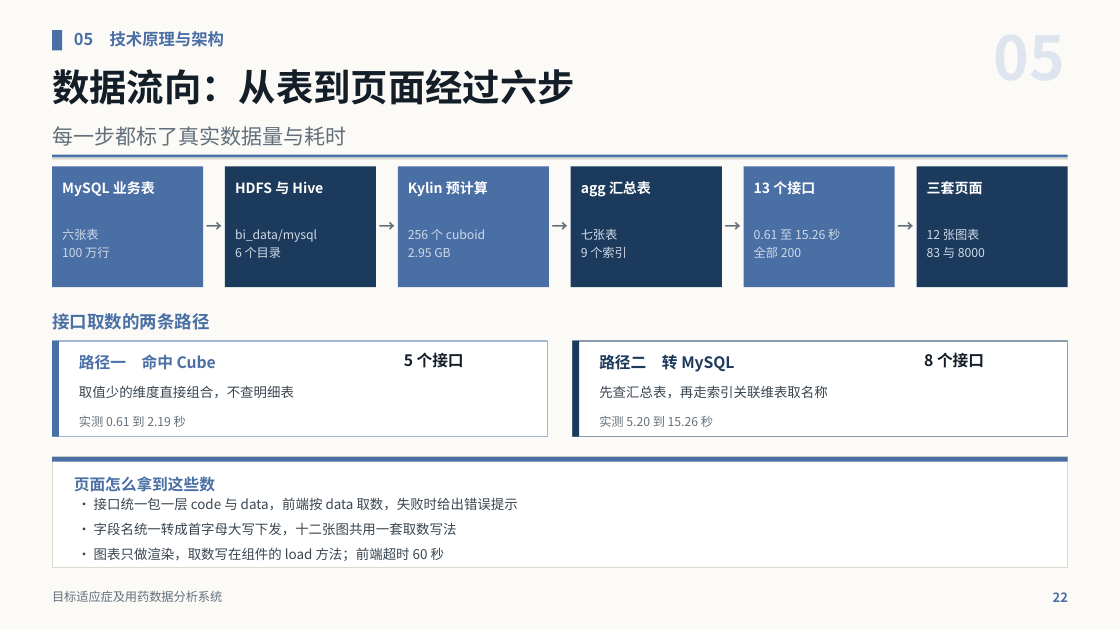
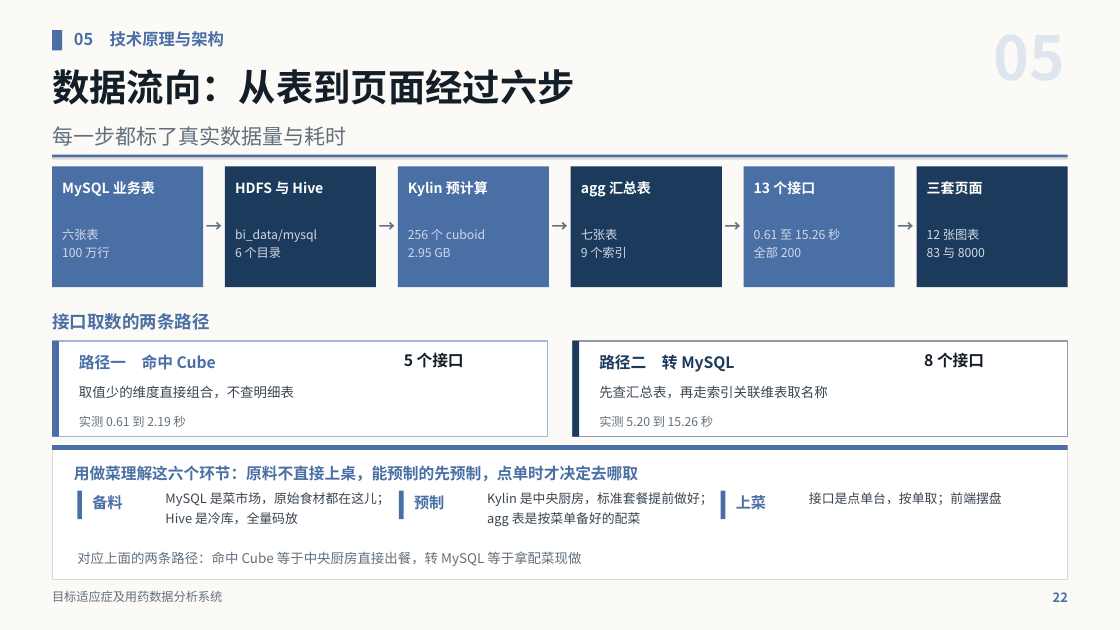
Before and after one commit to Jing-Zhan/medicine-analysis, a slide deck: slide 22 of docs/ppt/目标适应症及用药数据分析系统_汇报PPT.pptx. Drawn at 1120x630 pixels with LibreOffice and Linux fonts; fonts in the diff are those of the drawing. Boxes give left, top, right and bottom in pixels: in the first picture for what was removed or moved away, otherwise in the second. Text is boxed around its words. In the diff, an @@ line names an element or a change of style, - is before the commit and + after.

```diff
--- a/docs/ppt/目标适应症及用药数据分析系统_汇报PPT.pptx
+++ b/docs/ppt/目标适应症及用药数据分析系统_汇报PPT.pptx
@@ rectangle: place and size @@
-rectangle at box(52, 457, 1068, 568)
+rectangle at box(52, 445, 1068, 580)
@@ rectangle: place and size @@
-rectangle at box(52, 457, 1068, 462)
+rectangle at box(52, 445, 1068, 450)
@@ text at box(74, 465, 638, 481): text changed @@
-页面怎么拿到这些数
+用做菜理解这六个环节：原料不直接上桌，能预制的先预制，点单时才决定去哪取
@@ rectangle added at box(77, 491, 82, 519), fill #4A6FA5 @@
@@ text added at box(92, 495, 122, 510), 13 pt, text #4A6FA5, bold @@
+备料
@@ text removed at box(94, 497, 518, 510) @@
-· 接口统一包一层 code 与 data，前端按 data 取数，失败时给出错误提示
@@ text added at box(165, 492, 390, 524), 11 pt, text #394550 @@
+MySQL 是菜市场，原始食材都在这儿；Hive 是冷库，全量码放
@@ rectangle added at box(399, 491, 404, 519), fill #4A6FA5 @@
@@ text added at box(414, 493, 444, 513), 13 pt, text #4A6FA5, bold @@
+预制
@@ text added at box(487, 492, 713, 526), 11 pt, text #394550 @@
+Kylin 是中央厨房，标准套餐提前做好；agg 表是按菜单备好的配菜
@@ rectangle added at box(721, 491, 726, 519), fill #4A6FA5 @@
@@ text added at box(736, 495, 766, 510), 13 pt, text #4A6FA5, bold @@
+上菜
@@ text added at box(809, 492, 1002, 505), 11 pt, text #394550 @@
+接口是点单台，按单取；前端摆盘
@@ text removed at box(94, 522, 457, 535) @@
-· 字段名统一转成首字母大写下发，十二张图共用一套取数写法
@@ text added at box(77, 551, 581, 566), 11.5 pt, text #63707B @@
+对应上面的两条路径：命中 Cube 等于中央厨房直接出餐，转 MySQL 等于拿配菜现做
@@ text removed at box(94, 547, 444, 561) @@
-· 图表只做渲染，取数写在组件的 load 方法；前端超时 60 秒
```
Also in this commit, not shown: 2 other files.
